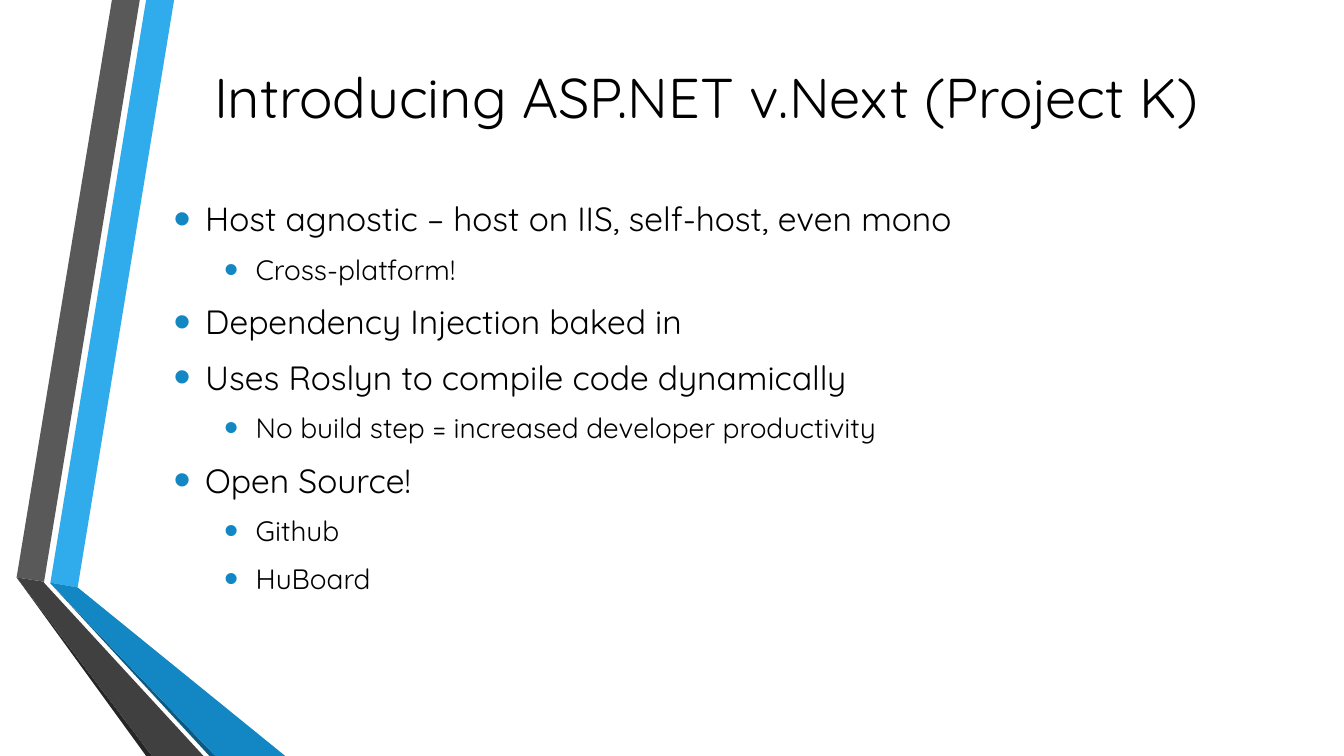
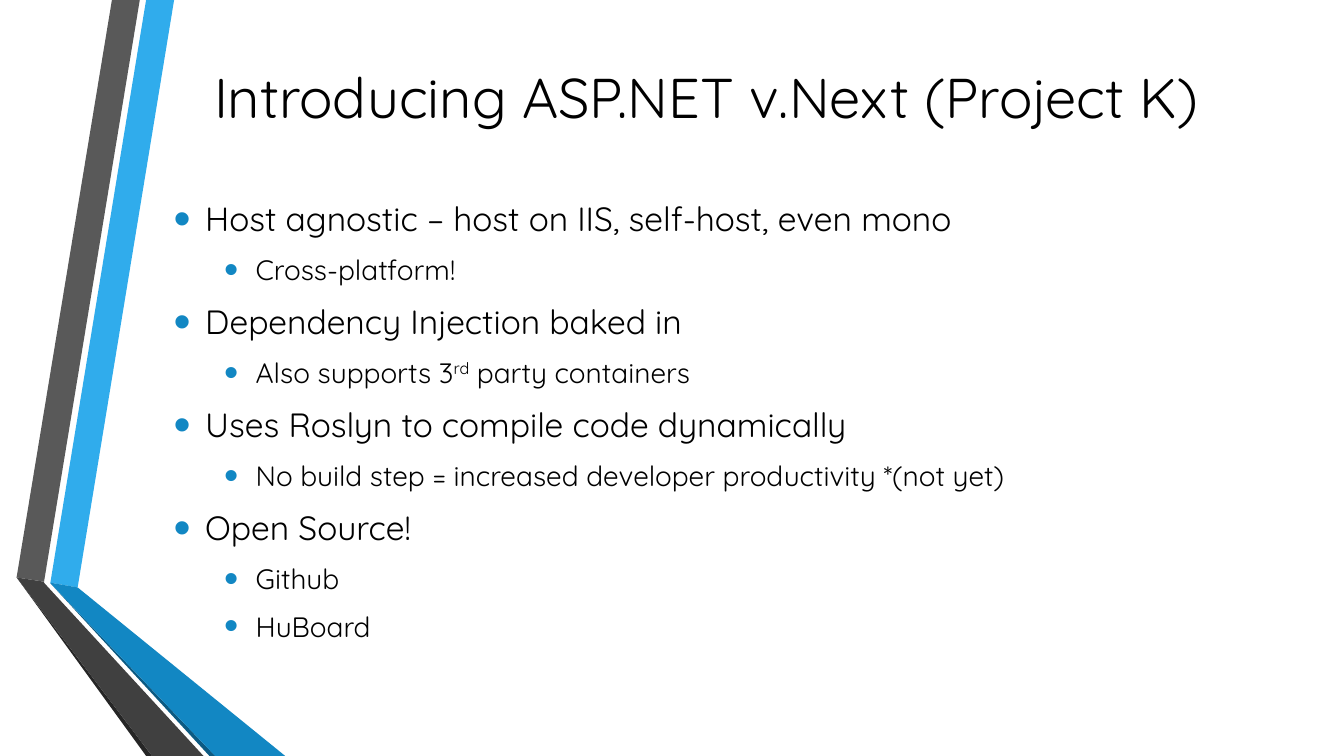
Before and after one commit to cabarney/ASP.NET-v.Next-Talk, a slide deck: slide 7 of Getting to Know ASP.pptx (slide 6 before the commit). Drawn at 1344x756 pixels with LibreOffice and Linux fonts; fonts in the diff are those of the drawing; background and template pictures are left out. Boxes give left, top, right and bottom in pixels: in the first picture for what was removed or moved away, otherwise in the second. Text is boxed around its words. In the diff, an @@ line names an element or a change of style, - is before the commit and + after.

```diff
--- a/Getting to Know ASP.pptx
+++ b/Getting to Know ASP.pptx
@@ text at <box>256,362,690,389</box>: paragraph added @@
+  • Also supports 3rd party containers
@@ text at <box>256,465,1004,492</box>: text changed @@
-  • No build step = increased developer productivity
+  • No build step = increased developer productivity *(not yet)
```
Also in this commit, not shown: 2 other slides changed, 4 slides added, 1 slide removed, 50 other files.
